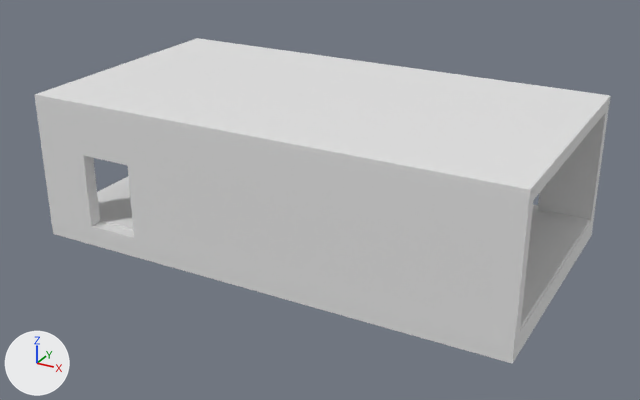
Two versions of the Blender file Assets/Models/Trailer.blend, one commit apart.
Camera for both pictures: a 50 mm lens placed at (6.06, -11.07, 5.93), pointed at (0.08, -0.22, 0.5). Lighting does not change. The marker at lower left points along +X, +Y and +Z. Materials are left out; every surface is plain grey.
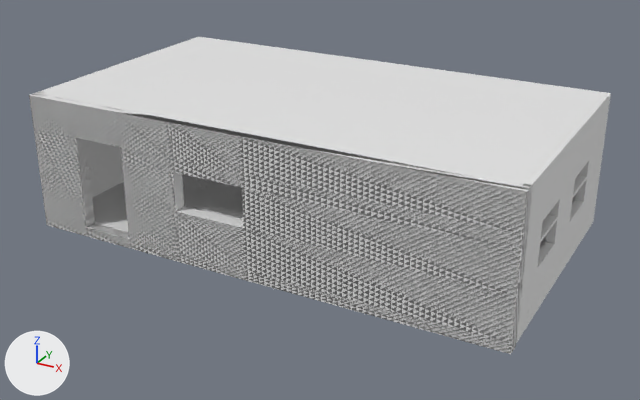
Where the newer file only moved an object's origin or applied its transform, the numbers keep the older frame.

Changed parts and their boxes [x1, y1, x2, y2] in the pictures (640 x 400 px; the box of a moved part takes in the faces that stretch with it):
'Cube.001', reshaped, moved
    before: [35, 97, 534, 354]
    after: [29, 92, 533, 354]
'Cube.002', mesh rescaled (8% shorter)
    before: [35, 38, 611, 199]
    after: [42, 38, 604, 186]
'Cube.005', reshaped, moved, turned, rescaled (not visible before)
    after: [30, 37, 611, 343]
'Cube.004', reshaped, moved, rescaled (not visible afterwards)
    before: [52, 177, 594, 363]
'Cube', no longer drawn
    before: [97, 180, 590, 329]
'Cube.000', added
    after: [92, 174, 548, 249]
part 3 of me_cube_006, built on
    before: [35, 97, 534, 343]
    after: [29, 92, 533, 354]
part 4 of me_cube_003, moved or reshaped
    before: [537, 99, 610, 222]
    after: [197, 204, 243, 220]

The change, as a diff of the scene's bpy script:
```diff
--- a/Assets/Models/Trailer.blend.py
+++ b/Assets/Models/Trailer.blend.py
@@ me_cube_007 @@
 # used by ob_cube_005; location = (0.11, -0.84, 0.29); scale = (0.13, 1.0, 0.394)
-me_cube_007.from_pydata(...)  # 44 vertices, 35 faces; spans x -9.72..1.76, y -1.0..1.0, z -1.0..1.0
+me_cube_007.from_pydata(...)  # 162 vertices, 166 faces; spans x -1.0..1.0, y -1.0..1.0, z -41.36..1.0
+# me_cube_007 part 6: 42 vertices removed from x -9.72..1.76, y -1.0..1.0, z -1.0..1.0; 160 vertices added at x -1.0..1.0, y -1.0..1.0, z -41.36..1.0
@@ me_cube @@
 # used by ob_cube; location = (0.07, -0.18, 0.06); scale = (3.64, 1.66, -0.099)
-me_cube.from_pydata(...)  # 24 vertices, 22 faces; spans x -1.0..1.0, y -1.0..1.25, z -1.0..1.0
+me_cube.from_pydata(...)  # 0 vertices, 0 faces; spans empty
+# me_cube part 1: the whole mesh is rebuilt
@@ me_cube_002 @@
 me_cube_002.from_pydata(...)  # 8 vertices, 6 faces; spans x -1.0..1.0, y -1.0..1.0, z -1.0..1.0
 # used by ob_cube_002; location = (0.0, 0.0, 1.99); scale = (3.73, 2.02, -0.099)
+# me_cube_002 part 2: the whole mesh is scaled about its middle by (0.969, 1, 1), then moved by (0.01, 0.0, -0.25)
@@ me_cube_003 @@
 # used by ob_cube_003; location = (0.0, 1.91, 1.0); rotation_euler = (1.571, 0.0, 0.0), in degrees (90, 0, 0); scale = (3.73, 1.05, -0.099)
-me_cube_003.from_pydata(...)  # 48 vertices, 48 faces; spans x -1.0..1.0, y -1.0..1.0, z -1.0..1.0
+me_cube_003.from_pydata(...)  # 74 vertices, 63 faces; spans x -9.72..2.34, y -1.06..1.0, z -1.0..0.55
+# me_cube_003 part 4: 48 vertices removed from x -1.0..1.0, y -1.0..1.0, z -1.0..1.0; 74 vertices added at x -9.72..2.34, y -1.06..1.0, z -1.0..0.55
@@ me_cube_004 @@
 # used by ob_cube_004; location = (0.0, 0.0, -0.03); scale = (3.73, 2.02, -0.162)
-me_cube_004.from_pydata(...)  # 32 vertices, 28 faces, 1 loose edge; spans x -1.0..1.0, y -1.0..1.0, z -1.0..1.0
+me_cube_004.from_pydata(...)  # 54 vertices, 45 faces; spans x -9.72..1.76, y -1.06..1.0, z -2.74..0.55
+# me_cube_004 part 5: 32 vertices removed from x -1.0..1.0, y -1.0..1.0, z -1.0..1.0; 54 vertices added at x -9.72..1.76, y -1.06..1.0, z -2.74..0.55
@@ me_cube_006 @@
 # used by ob_cube_001; location = (0.0, -1.93, 1.0); rotation_euler = (1.571, 0.0, 3.142), in degrees (90, 0, 180); scale = (3.73, 1.05, -0.099)
-me_cube_006.from_pydata(...)  # 48 vertices, 48 faces; spans x -1.0..1.0, y -1.0..1.0, z -1.0..1.0
+me_cube_006.from_pydata(...)  # 156 vertices, 152 faces, 4 loose edges; spans x -1.0..1.0, y -1.0..1.0, z -1.0..1.1
+# me_cube_006 part 3: 6 vertices moved from x 0.78..1.0, y 0.27, z -1.0..1.0 to x 0.78..1.0, y 0.51, z -1.0..1.0; 6 vertices removed from x -1.0..0.55, y 0.27, z -1.0..1.0; 114 vertices added at x -1.0..0.78, y -1.0..1.0, z -1.0..1.1
@@ ob_cube_005 @@
 ob_cube_005 = bpy.data.objects.new('Cube.005', me_cube_007)
-ob_cube_005.location = (0.11, -0.84, 0.29)
-ob_cube_005.scale = (0.13, 1.0, 0.394)
+ob_cube_005.location = (0.0, 1.97, 1.06)
+ob_cube_005.rotation_euler = (1.571, 0.0, 6.283)  # degrees (90, 0, 360)
+ob_cube_005.scale = (3.73, 1.05, -0.099)
@@ ob_cube @@
 ob_cube = bpy.data.objects.new('Cube', me_cube)
-ob_cube.location = (0.07, -0.18, 0.06)
-ob_cube.scale = (3.64, 1.66, -0.099)
+ob_cube.location = (3.7, -0.11, 0.88)
+ob_cube.scale = (0.001, 1.3, 0.51)
@@ ob_cube_004 @@
 ob_cube_004 = bpy.data.objects.new('Cube.004', me_cube_004)
-ob_cube_004.location = (0.0, 0.0, -0.03)
-ob_cube_004.scale = (3.73, 2.02, -0.162)
+ob_cube_004.location = (0.25, -0.89, 1.83)
+ob_cube_004.scale = (0.13, 1.0, 0.394)
@@ ob_cube_001 @@
 ob_cube_001 = bpy.data.objects.new('Cube.001', me_cube_006)
-ob_cube_001.location = (0.0, -1.93, 1.0)
+ob_cube_001.location = (0.0, -2.04, 1.06)
 ob_cube_001.rotation_euler = (1.571, 0.0, 3.142)  # degrees (90, 0, 180)
@@ ob_cube_000 @@
+ob_cube_000 = bpy.data.objects.new('Cube.000', me_cube_010)  # 24 vertices, 22 faces; spans x -1.0..0.99, y -1.0..0.94, z -0.85..0.9
+ob_cube_000.location = (0.0, 0.0, 0.08)
+ob_cube_000.scale = (3.73, 2.02, -0.099)
```
